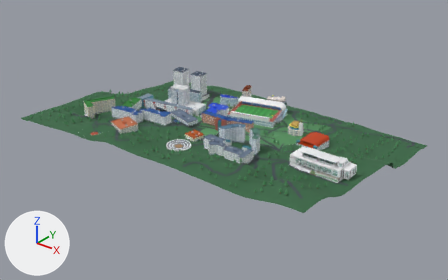
An edit to the glTF model public/campus_scene.glb, drawn before and after from the same camera.
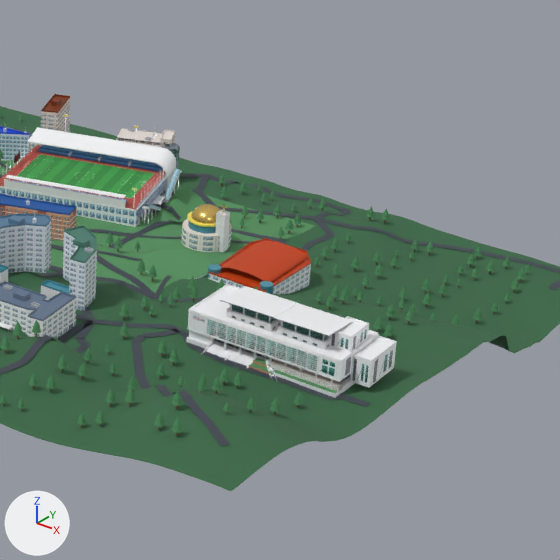
There are two pictures of each version: one whole from a 50 mm lens placed at (744.0, -948.0, 582.0), pointed at (14.0, -35.0, 16.0), one close up on the part from 51% to 91% of the width and 19% to 84% of the height. The axes (+X, +Y, +Z) are drawn at lower left. The lights are the same throughout. The older version's two pictures come first. Vertices at exactly the same position are counted once.

Objects in the first close-up: '01_국제협력관', '02_전자정보관', '06_어문관', '07_국제관', '17_민석스포츠센터', '18_대학교회', '20_국제생활관 2', '21_민석도서관', '24_스튜던트 플라자', '26_민석동산', 'Campus_Road_Network', 'Campus_Terrain' and 96 more.
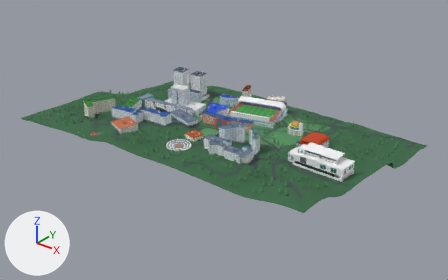
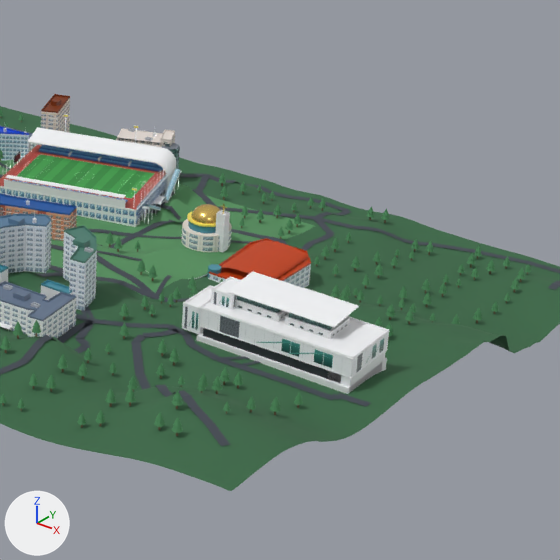
The change, as JSON lines over the scene's bpy script:
```json
{"block": "me_mesh_21_민석도서관", "where": "# used by ob_21_민석도서관; location = (0.0, 0.0, 0.0)"}
{"op": "remove", "block": "me_mesh_21_민석도서관", "code": "me_mesh_21_민석도서관.from_pydata(...)  # 1273 vertices, 1896 faces; spans x 225.6..335.5, y -124.7..-72.0, z 56.9..93.4"}
{"op": "add", "block": "me_mesh_21_민석도서관", "code": "me_mesh_21_민석도서관.from_pydata(...)  # 1273 vertices, 1896 faces; spans x 217.5..327.4, y -110.0..-57.3, z 56.9..93.4"}
{"block": "me_mesh_21_민석도서관", "change": "me_mesh_21_민석도서관 part 1: the loose piece of 34 vertices spanning x 226.0..324.0, y -116.0..-74.0, z 56.9..82.8 is turned 180 degrees about the z axis through its middle, then moved by (3.0, 8.0, 0.0)"}
{"block": "me_mesh_21_민석도서관", "change": "me_mesh_21_민석도서관 part 2: the loose piece of 8 vertices spanning x 226.0..324.0, y -111.0..-72.0, z 56.9..64.5 is turned 180 degrees about the z axis through its middle, then moved by (3.0, 1.0, 0.0)"}
{"block": "me_mesh_21_민석도서관", "change": "me_mesh_21_민석도서관 part 3: the loose piece of 8 vertices spanning x 275.3..290.2, y -124.7..-109.6, z 59.9..65.9 is turned 180 degrees about the z axis through its middle, then moved by (-12.5, 52.3, 0.0)"}
{"block": "me_mesh_21_민석도서관", "change": "me_mesh_21_민석도서관 part 4: the loose piece of 15 vertices spanning x 281.0..324.0, y -118.5..-110.8, z 57.9..67.1 is turned -180 degrees about the z axis through its middle, then moved by (-52.0, 47.3, 0.0)"}
{"block": "me_mesh_21_민석도서관", "change": "me_mesh_21_민석도서관 part 5: the loose piece of 8 vertices spanning x 247.0..276.0, y -108.5..-86.5, z 81.7..86.3 is turned 180 degrees about the z axis through its middle, then moved by (30.0, 13.0, 0.0)"}
{"block": "me_mesh_21_민석도서관", "change": "me_mesh_21_민석도서관 part 6: the loose piece of 8 vertices spanning x 280.0..310.0, y -108.5..-86.5, z 81.7..86.3 is turned 180 degrees about the z axis through its middle, then moved by (-37.0, 13.0, 0.0)"}
{"block": "me_mesh_21_민석도서관", "change": "me_mesh_21_민석도서관 part 7: the loose piece of 8 vertices spanning x 241.0..269.0, y -118.8..-117.3, z 58.9..62.2 is turned 180 degrees about the z axis through its middle, then moved by (43.0, 54.1, 0.0)"}
{"block": "me_mesh_21_민석도서관", "change": "me_mesh_21_민석도서관 part 8: the loose piece of 8 vertices spanning x 241.0..269.0, y -117.5..-116.1, z 58.9..62.7 is turned 180 degrees about the z axis through its middle, then moved by (43.0, 51.6, 0.0)"}
{"block": "me_mesh_21_민석도서관", "change": "me_mesh_21_민석도서관 part 9: the loose piece of 8 vertices spanning x 241.0..269.0, y -116.2..-114.8, z 58.9..63.1 is turned 180 degrees about the z axis through its middle, then moved by (43.0, 48.9, 0.0)"}
{"block": "me_mesh_21_민석도서관", "change": "me_mesh_21_민석도서관 part 10: the loose piece of 8 vertices spanning x 241.0..269.0, y -114.9..-113.4, z 58.9..63.6 is turned 180 degrees about the z axis through its middle, then moved by (43.0, 46.3, 0.0)"}
{"block": "me_mesh_21_민석도서관", "change": "me_mesh_21_민석도서관 part 11: the loose piece of 8 vertices spanning x 241.0..269.0, y -113.6..-112.2, z 58.9..64.0 is turned 180 degrees about the z axis through its middle, then moved by (43.0, 43.8, 0.0)"}
{"block": "me_mesh_21_민석도서관", "change": "me_mesh_21_민석도서관 part 12: 832 of 1273 vertices moved; they spanned x 225.6..335.5, y -124.2..-73.7, z 58.9..93.4 and now span x 217.5..327.4, y -108.3..-57.8, z 58.9..93.4; mean shift (-7.5, 36.0, 0.0); largest move (335.5, -74.0, 80.2) -> (217.5, -108.0, 80.2)"}
{"block": "me_mesh_21_민석도서관", "change": "other edits to the shape of me_mesh_21_민석도서관 do not show in these pictures"}
```

Pixel boxes (x1, y1, x2, y2) of what changed, in the close-ups (560 x 560 px; the box of a moved part takes in the faces that stretch with it):
```json
{"object": "21_민석도서관", "change": "reshaped", "before": [186, 284, 397, 398], "after": [182, 271, 390, 394], "on screen": "8% taller"}
{"part": 1, "of": "me_mesh_21_민석도서관", "change": "moved or reshaped", "before": [186, 284, 378, 381], "after": [200, 299, 389, 387]}
{"part": 2, "of": "me_mesh_21_민석도서관", "change": "moved or reshaped", "before": [213, 341, 355, 393], "after": [196, 332, 382, 394], "on screen": "mostly hidden before"}
{"part": 3, "of": "me_mesh_21_민석도서관", "change": "moved or reshaped", "before": [265, 359, 274, 376], "on screen": "not visible afterwards"}
{"part": 4, "of": "me_mesh_21_민석도서관", "change": "moved or reshaped", "before": [270, 360, 343, 398], "on screen": "not visible afterwards"}
{"part": 5, "of": "me_mesh_21_민석도서관", "change": "moved or reshaped", "before": [227, 308, 281, 332], "after": [285, 314, 350, 339]}
{"part": 6, "of": "me_mesh_21_민석도서관", "change": "moved or reshaped", "before": [277, 325, 331, 350], "after": [235, 300, 289, 322]}
{"part": 7, "of": "me_mesh_21_민석도서관", "change": "moved or reshaped", "before": [206, 350, 248, 366], "on screen": "not visible afterwards"}
{"part": 8, "of": "me_mesh_21_민석도서관", "change": "moved or reshaped", "before": [207, 349, 250, 365], "on screen": "not visible afterwards"}
{"part": 9, "of": "me_mesh_21_민석도서관", "change": "moved or reshaped", "before": [208, 347, 251, 363], "on screen": "not visible afterwards"}
{"part": 10, "of": "me_mesh_21_민석도서관", "change": "moved or reshaped", "before": [210, 346, 252, 361], "on screen": "not visible afterwards"}
{"part": 11, "of": "me_mesh_21_민석도서관", "change": "moved or reshaped", "before": [211, 344, 254, 360], "on screen": "not visible afterwards"}
{"part": 12, "of": "me_mesh_21_민석도서관", "change": "moved or reshaped", "before": [187, 286, 397, 394], "after": [182, 271, 390, 383]}
```
